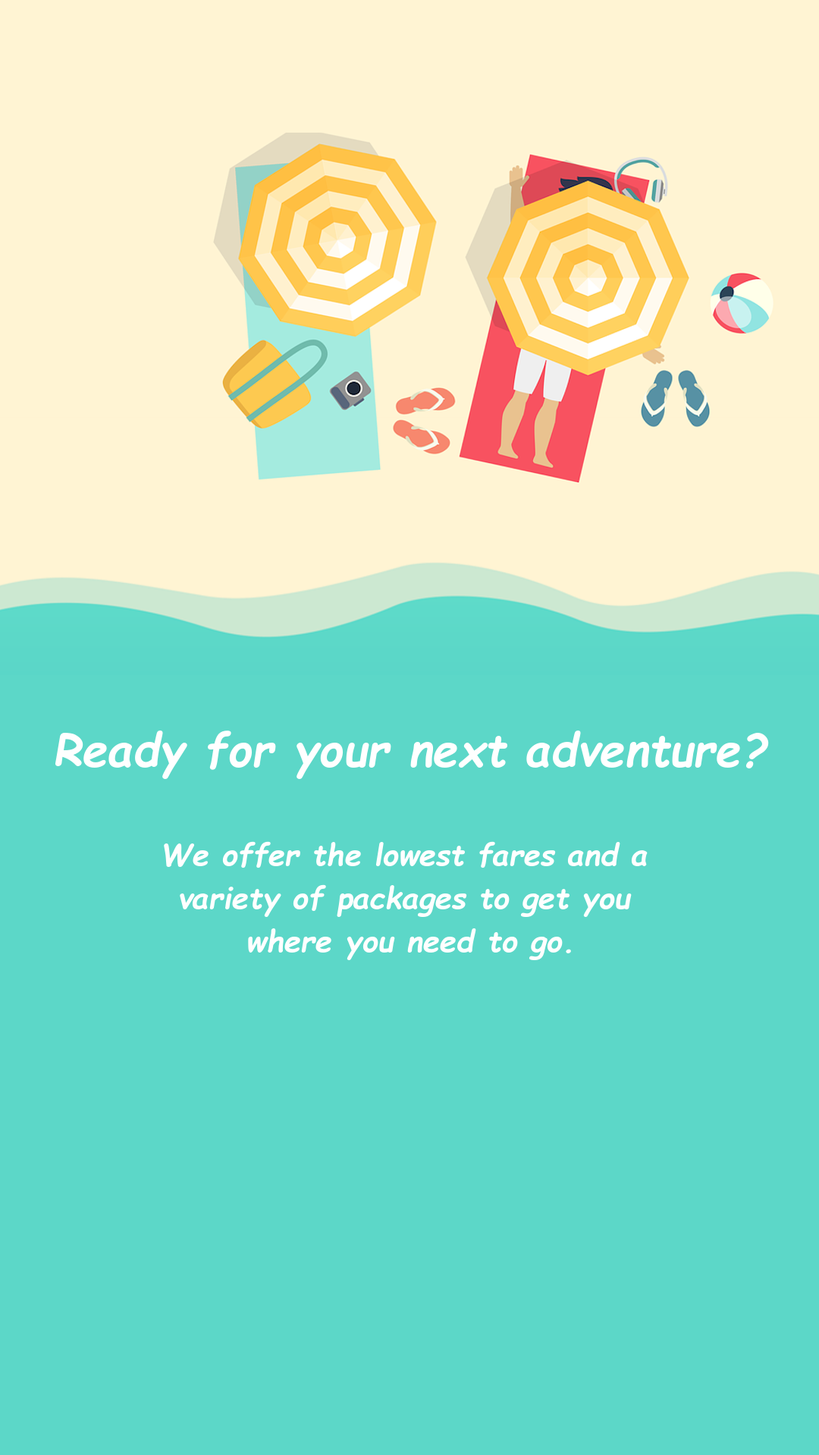
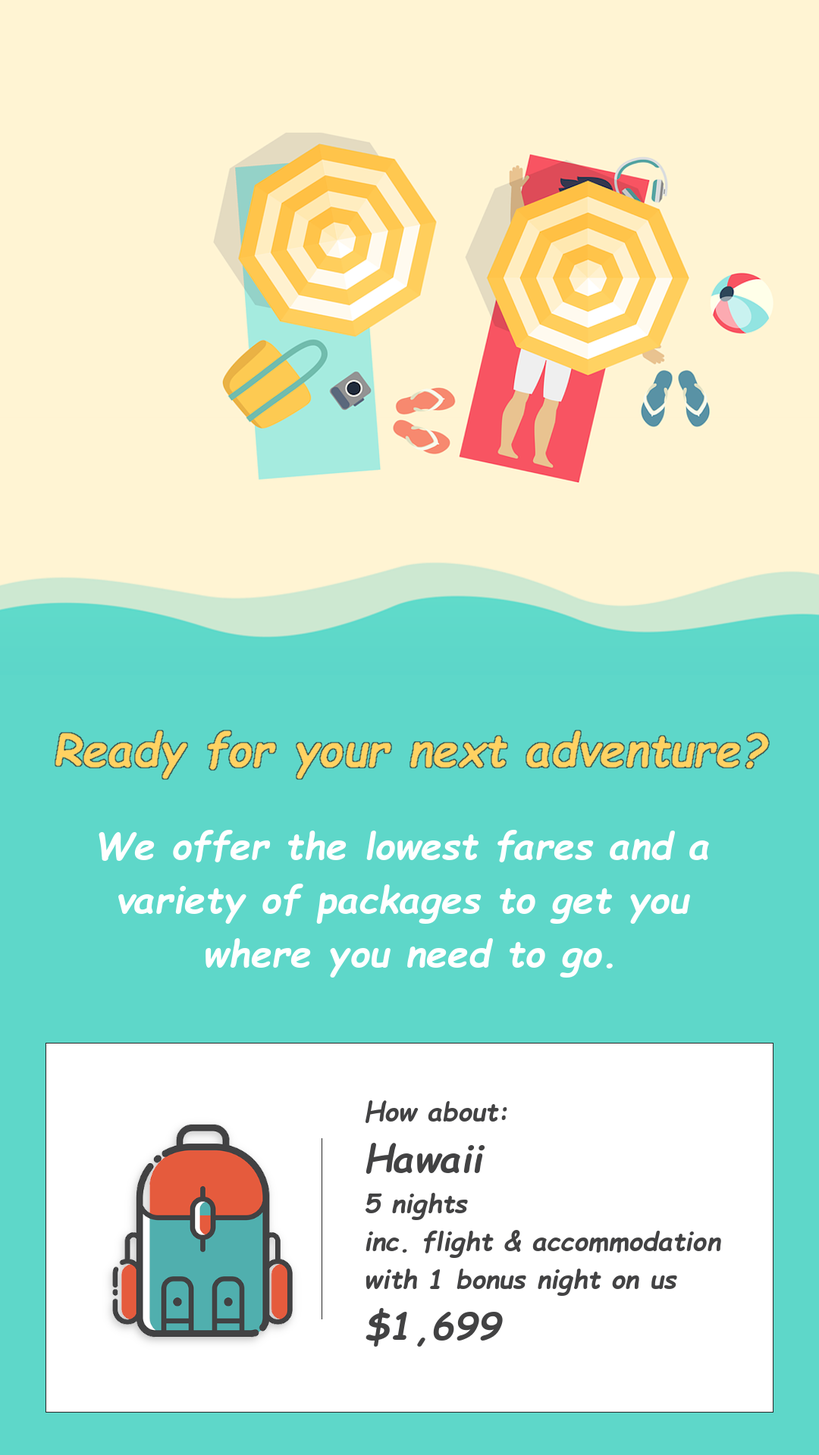
Revision of a layered (819, 1455) image; what changed, layer by layer:
added layer "Layer #4" (1%) above "Layer #3" over [45, 177, 774, 1413]
added layer "Layer #3" above "How about: ..." over [321, 1138, 323, 1320]
added layer "How about: ..." above "backpack.png" over [364, 1100, 721, 1347]
added layer "backpack.png" above "Drop Shadow #1" over [112, 1124, 293, 1338]
added layer "Drop Shadow #1" (70%) above "Drop Shadow" over [99, 1115, 303, 1353]
added layer "Layer #2" above "holiday.png" over [46, 1043, 773, 1413]
painted on "We offer the lowest fares and ..." over [98, 829, 709, 978]
painted on "Ready for your next adventure?" over [54, 729, 770, 780]
painted on "Background" over [45, 1042, 774, 1413]
